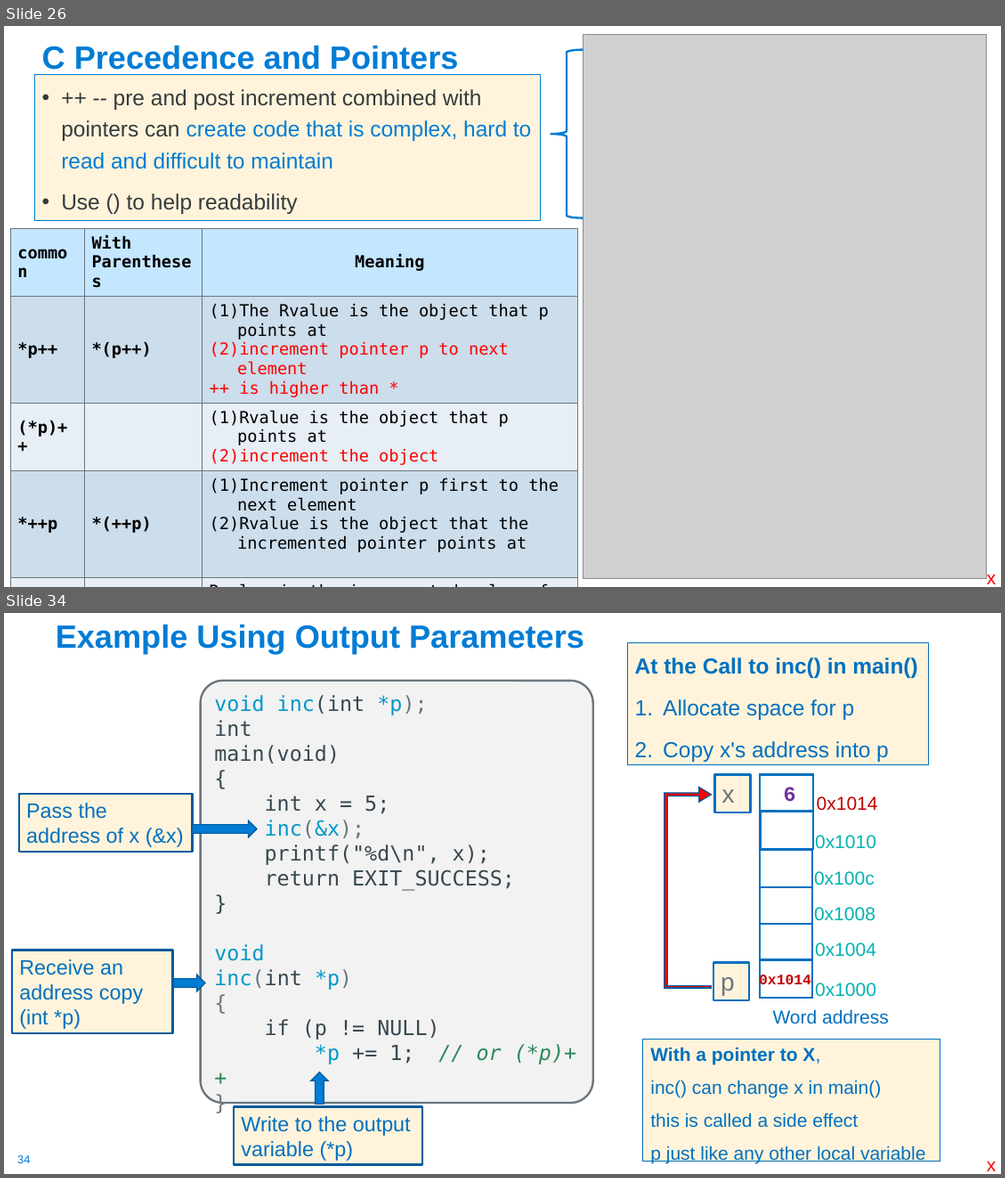
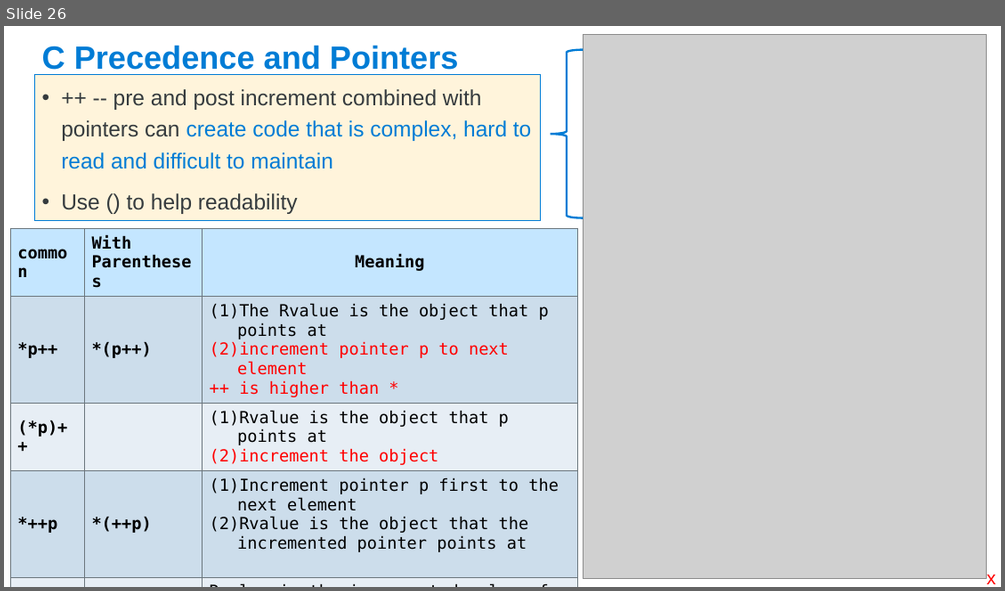
Before and after one commit to cse30-sp24/Muller-Slides, a slide deck: Lecture-6.pptx. Shown one above the other, each under a label of ours: slides 26 and 34 before the commit, slide 26 after it; the slides between them are not shown. The pictures are 1005x1178 and 1005x591 pixels, drawn with LibreOffice and Linux fonts; fonts in the diff are those of the drawing; grey boxes stand for pictures. Boxes give left, top, right and bottom in pixels: in the first picture for what was removed or moved away, otherwise in the second. Text is boxed around its words. In the diff, an @@ line names an element or a change of style, - is before the commit and + after.

```diff
--- a/Lecture-6.pptx
+++ b/Lecture-6.pptx
@@ slide 34 removed at (x1=4, y1=613, x2=1001, y2=1174), background #FFFFFF; not listed: 1 template element that a slide beside it also shows @@
@@ title removed at (x1=56, y1=624, x2=584, y2=653) @@
-Example Using Output Parameters
@@ text removed at (x1=628, y1=643, x2=928, y2=765) @@
-At the Call to inc() in main()
-1. Allocate space for p
-2. Copy x's address into p
@@ rounded rectangle removed at (x1=201, y1=681, x2=593, y2=1103) @@
-void inc(int *p);
-int
-main(void)
-{
-int x = 5;
-inc(&x);
-printf("%d\n", x);
-return EXIT_SUCCESS;
-}
-void
-inc(int *p)
-{
-if (p != NULL)
-*p += 1; // or (*p)++
-}
@@ rectangle removed at (x1=19, y1=794, x2=193, y2=852) @@
-Pass the address of x (&x)
@@ bent up arrow removed at (x1=663, y1=787, x2=711, y2=988) @@
@@ rectangle removed at (x1=714, y1=774, x2=751, y2=811) @@
-x
@@ rectangle removed at (x1=760, y1=774, x2=813, y2=811) @@
@@ text removed at (x1=784, y1=787, x2=796, y2=801) @@
-6
@@ text removed at (x1=785, y1=788, x2=797, y2=801) @@
-5
@@ text removed at (x1=817, y1=796, x2=878, y2=811) @@
-0x1014
@@ right arrow removed at (x1=193, y1=820, x2=258, y2=837) @@
@@ rectangle removed at (x1=760, y1=811, x2=813, y2=849) @@
@@ rectangle removed at (x1=760, y1=850, x2=813, y2=887) @@
@@ text removed at (x1=815, y1=835, x2=876, y2=849) @@
-0x1010
@@ text removed at (x1=814, y1=871, x2=874, y2=885) @@
-0x100c
@@ rectangle removed at (x1=760, y1=886, x2=813, y2=924) @@
@@ rectangle removed at (x1=760, y1=922, x2=813, y2=959) @@
@@ text removed at (x1=814, y1=907, x2=875, y2=921) @@
-0x1008
@@ rectangle removed at (x1=12, y1=950, x2=173, y2=1033) @@
-Receive an address copy (int *p)
@@ text removed at (x1=815, y1=942, x2=876, y2=957) @@
-0x1004
@@ right arrow removed at (x1=174, y1=974, x2=206, y2=991) @@
@@ rectangle removed at (x1=663, y1=985, x2=711, y2=988) @@
@@ rectangle removed at (x1=713, y1=962, x2=750, y2=999) @@
-p
@@ text removed at (x1=759, y1=973, x2=811, y2=988) @@
-0x1014
@@ rectangle removed at (x1=760, y1=960, x2=813, y2=997) @@
@@ text removed at (x1=815, y1=982, x2=876, y2=997) @@
-0x1000
@@ text removed at (x1=773, y1=1009, x2=889, y2=1024) @@
-Word address
@@ rectangle removed at (x1=643, y1=1039, x2=940, y2=1161) @@
-With a pointer to X,
-inc() can change x in main()
-this is called a side effect
-p just like any other local variable
@@ right arrow removed at (x1=311, y1=1071, x2=329, y2=1103) @@
@@ rectangle removed at (x1=234, y1=1107, x2=422, y2=1164) @@
-Write to the output variable (*p)
@@ text removed at (x1=987, y1=1161, x2=995, y2=1171) @@
-x
```
Also in this commit, not shown: 9 slides changed, 51 other slides removed, 4 other files.
